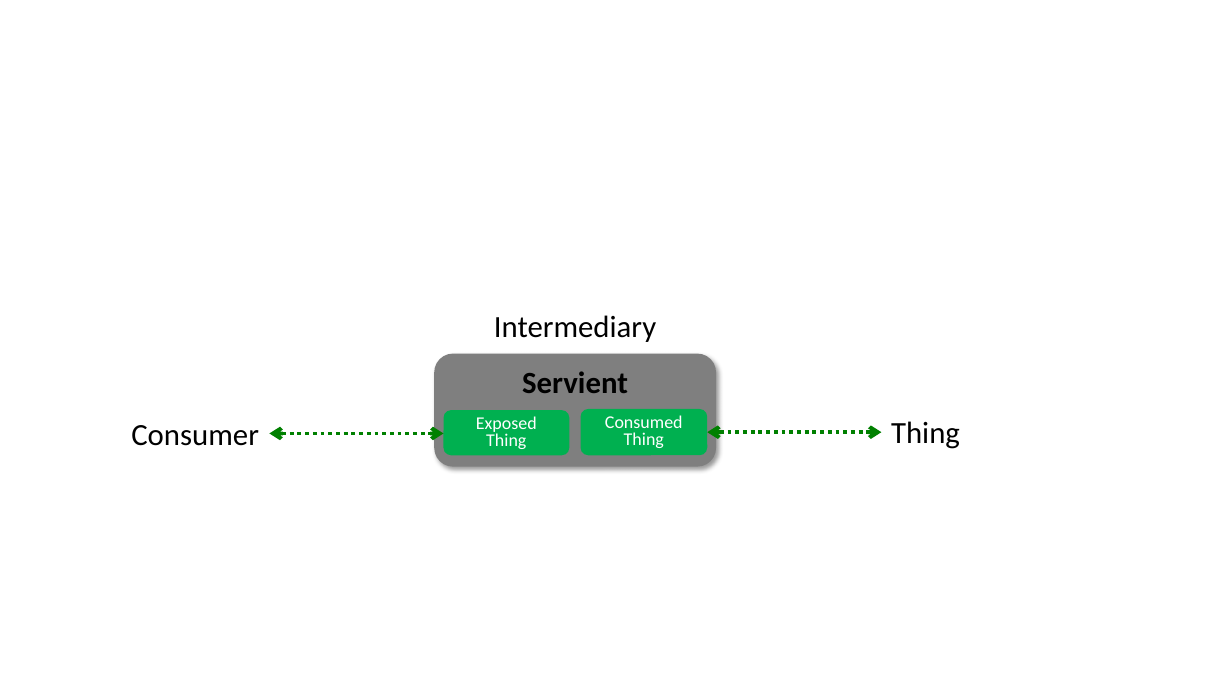
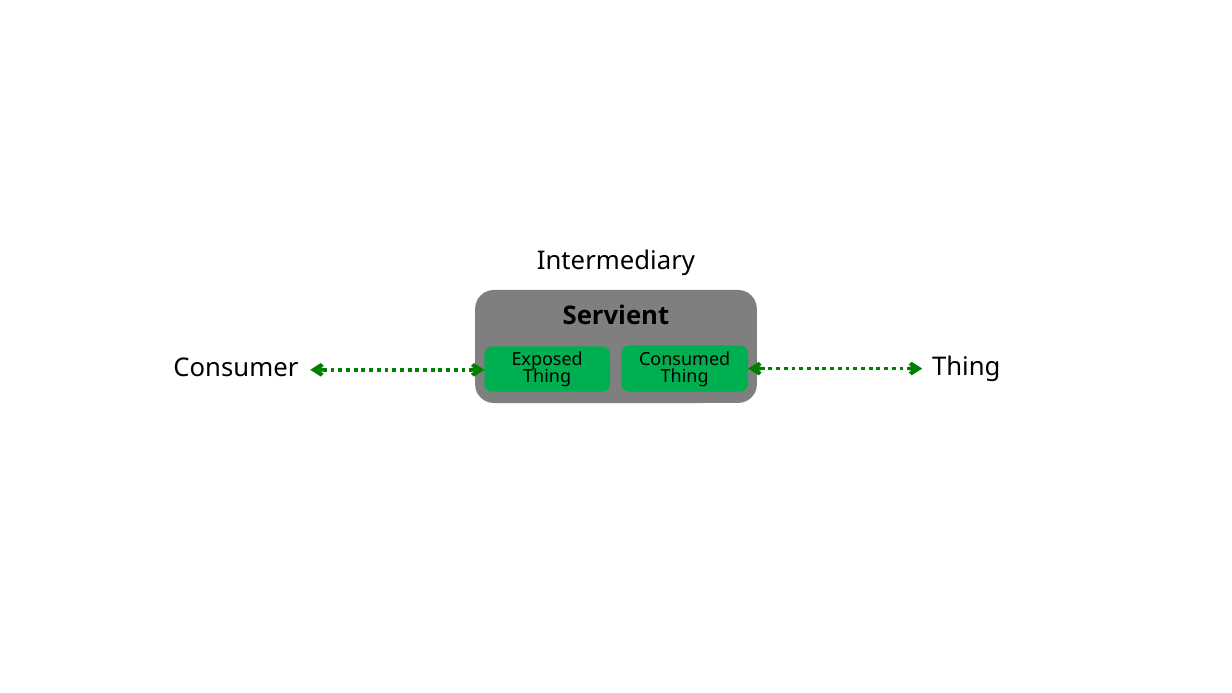
Before and after one commit to w3c/wot-architecture, a slide deck: slide 8 of images/architecture/arch-cr.pptx. Drawn at 1232x693 pixels with LibreOffice and Linux fonts; fonts in the diff are those of the drawing. Boxes give left, top, right and bottom in pixels: in the first picture for what was removed or moved away, otherwise in the second. Text is boxed around its words. In the diff, an @@ line names an element or a change of style, - is before the commit and + after.

```diff
--- a/images/architecture/arch-cr.pptx
+++ b/images/architecture/arch-cr.pptx
@@ text "Intermediary" moved from (x1=494, y1=315, x2=656, y2=342) to (x1=537, y1=249, x2=695, y2=275) @@
@@ rounded rectangle "Servient" at (x1=475, y1=290, x2=757, y2=403): size 24 to 20 pt, font Calibri to Noto Sans; shadow off @@
@@ size 24 to 20 pt, font Calibri to Noto Sans in 3 elements at (x1=537, y1=249, x2=695, y2=275), (x1=932, y1=355, x2=1000, y2=381), (x1=173, y1=357, x2=298, y2=377) @@
@@ text "Consumer" moved from (x1=131, y1=425, x2=259, y2=446) to (x1=173, y1=357, x2=298, y2=377) @@
@@ rounded rectangle "Exposed" at (x1=484, y1=347, x2=610, y2=392): font Calibri to Noto Sans, text colour #FFFFFF to #000000 @@
@@ rounded rectangle "Consumed" at (x1=621, y1=346, x2=748, y2=392): font Calibri to Noto Sans, text colour #FFFFFF to #000000 @@
@@ text "Thing" moved from (x1=891, y1=421, x2=960, y2=449) to (x1=932, y1=355, x2=1000, y2=381) @@
@@ 3 rounded rectangles, 2 double arrows moved together from (x1=270, y1=354, x2=882, y2=467) to (x1=311, y1=290, x2=922, y2=403) @@
```
Also in this commit, not shown: 8 other slides changed, 1 slide added, 2 slides removed, 11 other files.
